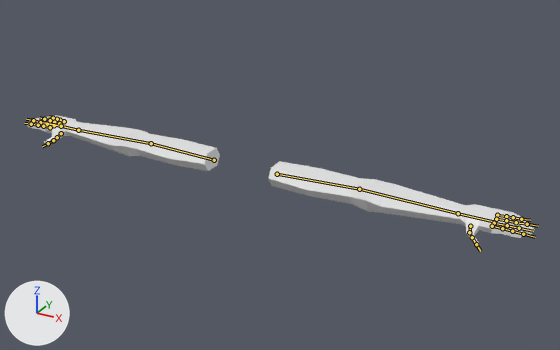
What one commit did to the FBX model Assets/Art/blend/arms_01.fbx.
One viewpoint serves both versions: a 50 mm camera at (2.09, -3.37, 3.2) aimed at (0.39, -0.29, 1.66). Lighting does not change. The marker at lower left points along +X, +Y and +Z. The picture after the commit comes second. The bones that change, and the others that lie on the model, are drawn over the model as lines.

In view in the first picture: 'Arms'.
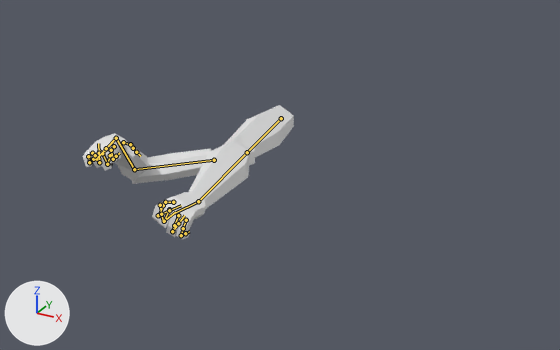
The newer file adds an action. The first version stands in its rest pose; the second is drawn at frame 6 of the action 'Human FPS|Melee_Attack02'.

Where the change shows, as pixel boxes (x1, y1, x2, y2) in the pictures (560 x 350 px):
'Arms', posed (58% narrower)
    before: (27, 115, 534, 246)
    after: (83, 105, 294, 239)
bone 'Bicep.L', root to tip
    before: (277, 174) to (359, 189)
    after: (281, 118) to (247, 152)
bone 'Forearm.L', root to tip
    before: (359, 189) to (458, 213)
    after: (247, 152) to (198, 201)
bone 'Palm.L', root to tip
    before: (458, 213) to (493, 221)
    after: (198, 201) to (175, 213)
bone 'Pinky1.L', root to tip
    before: (497, 215) to (506, 216)
    after: (186, 220) to (183, 228)
bone 'Pinky3.L', root to tip
    before: (513, 217) to (521, 219)
    after: (181, 235) to (185, 233)
bone 'Ring1.L', root to tip
    before: (496, 219) to (506, 220)
    after: (178, 215) to (174, 225)
bone 'Ring2.L', root to tip
    before: (506, 220) to (516, 222)
    after: (174, 225) to (172, 231)
bone 'Ring3.L', root to tip
    before: (516, 222) to (527, 224)
    after: (172, 231) to (178, 223)
bone 'Middle1.L', root to tip
    before: (494, 223) to (507, 225)
    after: (169, 209) to (164, 221)
bone 'Middle2.L', root to tip
    before: (507, 225) to (519, 228)
    after: (164, 221) to (164, 221)
bone 'Middle3.L', root to tip
    before: (519, 228) to (533, 231)
    after: (164, 221) to (175, 212)
bone 'Index1.L', root to tip
    before: (492, 226) to (502, 228)
    after: (163, 205) to (159, 215)
bone 'Index2.L', root to tip
    before: (502, 228) to (512, 231)
    after: (159, 215) to (158, 215)
bone 'Index3.L', root to tip
    before: (512, 231) to (523, 234)
    after: (158, 215) to (169, 210)
bone 'Thumb3.L', root to tip
    before: (472, 237) to (476, 244)
    after: (160, 205) to (161, 214)
bone 'Bicep.R', root to tip
    before: (214, 160) to (151, 143)
    after: (214, 160) to (134, 169)
bone 'Forearm.R', root to tip
    before: (151, 143) to (78, 130)
    after: (134, 169) to (116, 138)
bone 'Palm.R', root to tip
    before: (78, 130) to (58, 125)
    after: (116, 138) to (104, 150)
bone 'Pink2.R', root to tip
    before: (60, 120) to (57, 119)
    after: (88, 156) to (89, 162)
bone 'Pinky3.R', root to tip
    before: (57, 119) to (53, 118)
    after: (89, 162) to (93, 159)
bone 'Ring2.R', root to tip
    before: (54, 122) to (50, 120)
    after: (95, 155) to (99, 162)
bone 'Ring3.R', root to tip
    before: (50, 120) to (44, 119)
    after: (99, 162) to (99, 153)
bone 'Middle2.R', root to tip
    before: (47, 124) to (40, 122)
    after: (102, 153) to (107, 164)
bone 'Middle3.R', root to tip
    before: (40, 122) to (33, 120)
    after: (107, 164) to (110, 155)
bone 'Index2.R', root to tip
    before: (43, 126) to (38, 125)
    after: (111, 150) to (113, 159)
bone 'Index3.R', root to tip
    before: (38, 125) to (31, 124)
    after: (113, 159) to (116, 156)

The change in detail:
Bone 'Bicep.L' (bone_bicep_l) moves from (0.0, 0.0, 0.0) to (-0.293, -0.011, -0.072).
Bone 'Bicep.L' (bone_bicep_l) turns from (0, 0, 0) to (85, 0, -30) degrees about its own x, y and z.
Bone 'Forearm.L' (bone_forearm_l) turns from (0, 0, 0) to (-8, 0, 0) degrees about its own x, y and z.
Bone 'Palm.L' (bone_palm_l) turns from (0, 0, 0) to (15, 10, 6) degrees about its own x, y and z.
Bone 'Pinky1.L' (bone_pinky1_l) moves from (0.0, 0.0, 0.0) to (0.002, 0.001, 0.0).
Bone 'Pinky1.L' (bone_pinky1_l) turns from (0, 0, 0) to (-3, 3, -84) degrees about its own x, y and z.
Bone 'Pinky3.L' (bone_pinky3_l) turns from (0, 0, 0) to (0, 0, -86) degrees about its own x, y and z.
Bone 'Ring1.L' (bone_ring1_l) moves from (0.0, 0.0, 0.0) to (0.001, -0.002, 0.0).
Bone 'Ring1.L' (bone_ring1_l) turns from (0, 0, 0) to (-1, 1, -84) degrees about its own x, y and z.
Bone 'Ring2.L' (bone_ring2_l) turns from (0, 0, 0) to (9, -6, -27) degrees about its own x, y and z.
Bone 'Ring3.L' (bone_ring3_l) turns from (0, 0, 0) to (0, 0, -91) degrees about its own x, y and z.
Bone 'Middle1.L' (bone_middle1_l) moves from (0.0, 0.0, 0.0) to (-0.003, 0.001, 0.0).
Bone 'Middle1.L' (bone_middle1_l) turns from (0, 0, 0) to (6, -6, -90) degrees about its own x, y and z.
Bone 'Middle2.L' (bone_middle2_l) turns from (0, 0, 0) to (14, 3, -53) degrees about its own x, y and z.
Bone 'Middle3.L' (bone_middle3_l) turns from (0, 0, 0) to (-14, -11, -106) degrees about its own x, y and z.
Bone 'Index1.L' (bone_index1_l) turns from (0, 0, 0) to (0, 0, -84) degrees about its own x, y and z.
Bone 'Index2.L' (bone_index2_l) turns from (0, 0, 0) to (33, -3, -60) degrees about its own x, y and z.
Bone 'Index3.L' (bone_index3_l) turns from (0, 0, 0) to (-32, -18, -97) degrees about its own x, y and z.
Bone 'Thumb3.L' (bone_thumb3_l) turns from (0, 0, 0) to (-46, 0, -84) degrees about its own x, y and z.
Bone 'Bicep.R' (bone_bicep_r) turns from (0, 0, 0) to (28, -4, 8) degrees about its own x, y and z.
Bone 'Forearm.R' (bone_forearm_r) turns from (0, 0, 0) to (68, 33, -42) degrees about its own x, y and z.
Bone 'Palm.R' (bone_palm_r) turns from (0, 0, 0) to (14, 37, 50) degrees about its own x, y and z.
Bone 'Pink2.R' (bone_pink2_r) turns from (0, 0, 0) to (0, 0, 64) degrees about its own x, y and z.
Bone 'Pinky3.R' (bone_pinky3_r) turns from (0, 0, 0) to (0, 0, 118) degrees about its own x, y and z.
Bone 'Ring2.R' (bone_ring2_r) turns from (0, 0, 0) to (0, 0, 99) degrees about its own x, y and z.
Bone 'Ring3.R' (bone_ring3_r) turns from (0, 0, 0) to (0, 0, 130) degrees about its own x, y and z.
Bone 'Middle2.R' (bone_middle2_r) turns from (0, 0, 0) to (0, 0, 87) degrees about its own x, y and z.
Bone 'Middle3.R' (bone_middle3_r) turns from (0, 0, 0) to (0, 0, 111) degrees about its own x, y and z.
Bone 'Index2.R' (bone_index2_r) turns from (0, 0, 0) to (0, 0, 54) degrees about its own x, y and z.
Bone 'Index3.R' (bone_index3_r) turns from (0, 0, 0) to (0, 0, 122) degrees about its own x, y and z.
